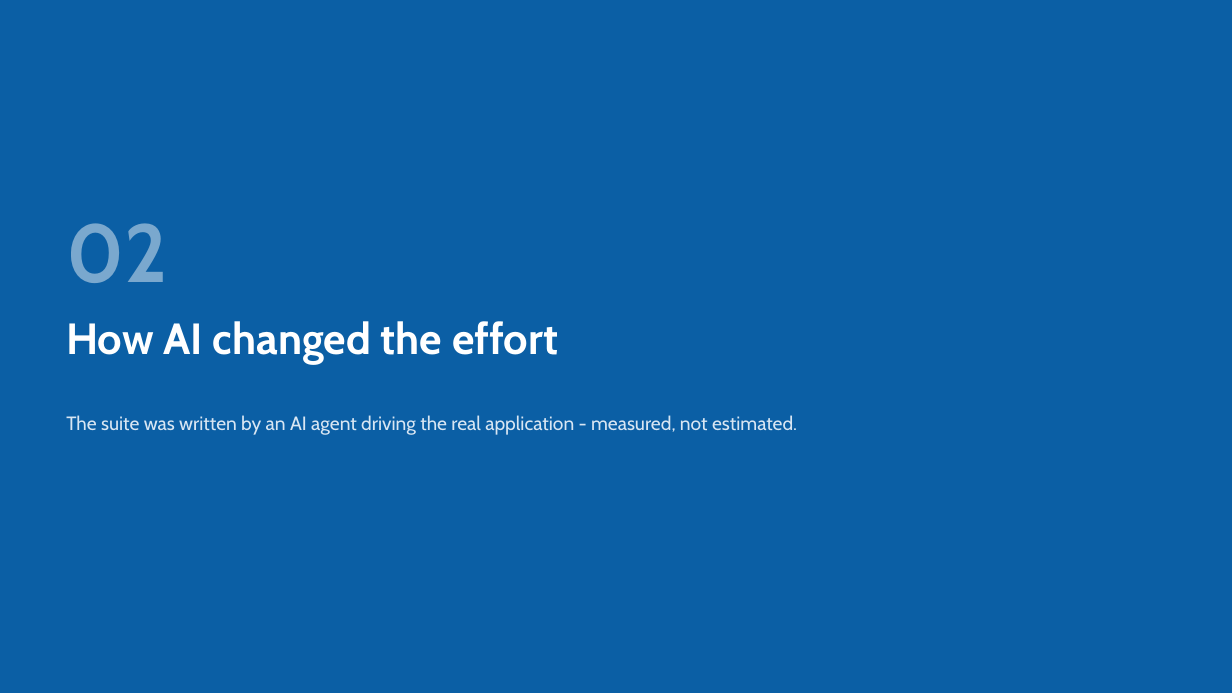
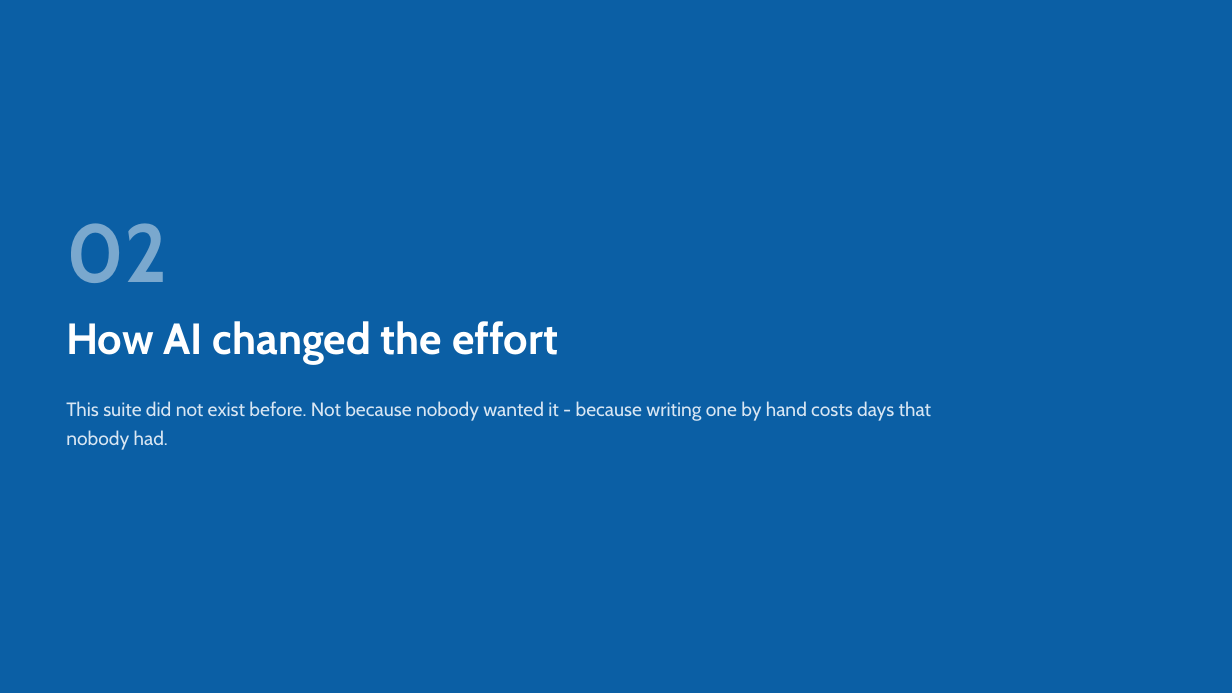
Before and after one commit to bulubuloa/AS.APAC.AI.Workshop, a slide deck: slide 13 of presentations/Web_Test_Automation_Playwright.pptx. Drawn at 1232x693 pixels with LibreOffice and Linux fonts; fonts in the diff are those of the drawing. Boxes give left, top, right and bottom in pixels: in the first picture for what was removed or moved away, otherwise in the second. Text is boxed around its words. In the diff, an @@ line names an element or a change of style, - is before the commit and + after.

```diff
--- a/presentations/Web_Test_Automation_Playwright.pptx
+++ b/presentations/Web_Test_Automation_Playwright.pptx
@@ text at (66, 401, 931, 450): text changed @@
-The suite was written by an AI agent driving the real application - measured, not estimated.
+This suite did not exist before. Not because nobody wanted it - because writing one by hand costs days that nobody had.
```
Also in this commit, not shown: 2 slides added, 1 slide removed, 2 other files.
